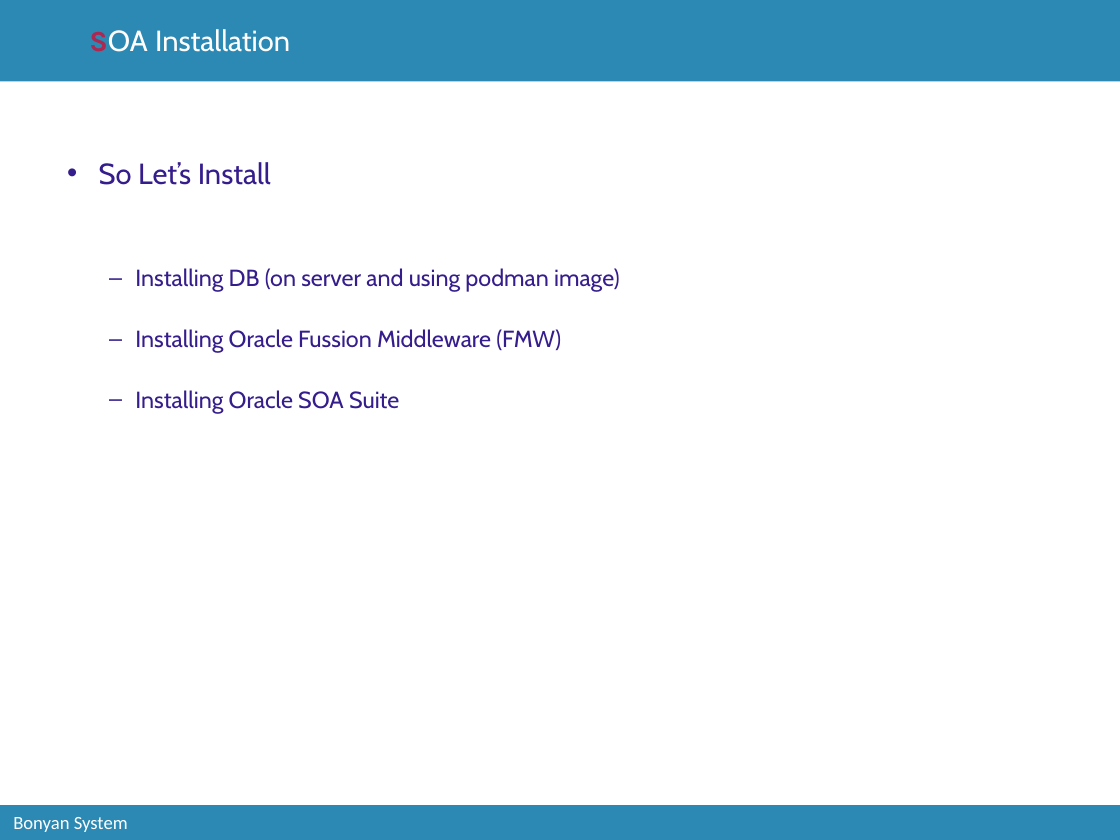
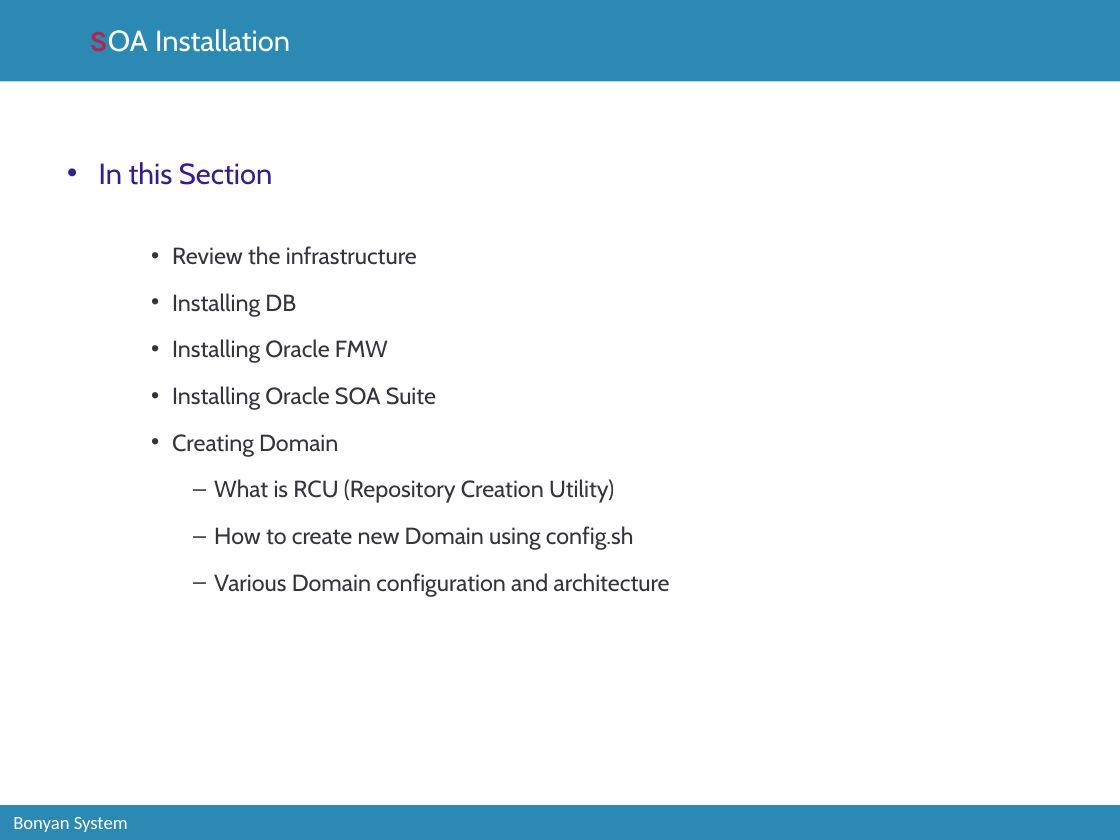
Before and after one commit to catcry/soaTraining, a slide deck: slide 14 of Presentation/soaTrainingPresentation.pptx (slide 16 before the commit). Drawn at 1120x840 pixels with LibreOffice and Linux fonts; fonts in the diff are those of the drawing; background and template pictures are left out. Boxes give left, top, right and bottom in pixels: in the first picture for what was removed or moved away, otherwise in the second. Text is boxed around its words. In the diff, an @@ line names an element or a change of style, - is before the commit and + after.

```diff
--- a/Presentation/soaTrainingPresentation.pptx
+++ b/Presentation/soaTrainingPresentation.pptx
@@ text at (x1=99, y1=162, x2=417, y2=363): text changed; text colour #351D8C to #34343D @@
-• So Let’s Install
-  – Installing DB (on server and using podman image)
-  – Installing Oracle Fussion Middleware (FMW)
+• In this Section
+    • Review the infrastructure
+    • Installing DB
+    • Installing Oracle FMW
@@ text at (x1=172, y1=386, x2=436, y2=410): text colour #351D8C to #34343D in "Installing Oracle SOA Suite"; bullet – to •; list level 2 to 3 in "Installing Oracle SOA Suite"; line spacing 2 to 1.5 @@
@@ text at (x1=172, y1=434, x2=670, y2=597): paragraphs added @@
+    • Creating Domain
+      – What is RCU (Repository Creation Utility)
+      – How to create new Domain using config.sh
+      – Various Domain configuration and architecture
```
Also in this commit, not shown: 2 other slides changed, 1 slide added, 1 slide removed, 1 other file.
